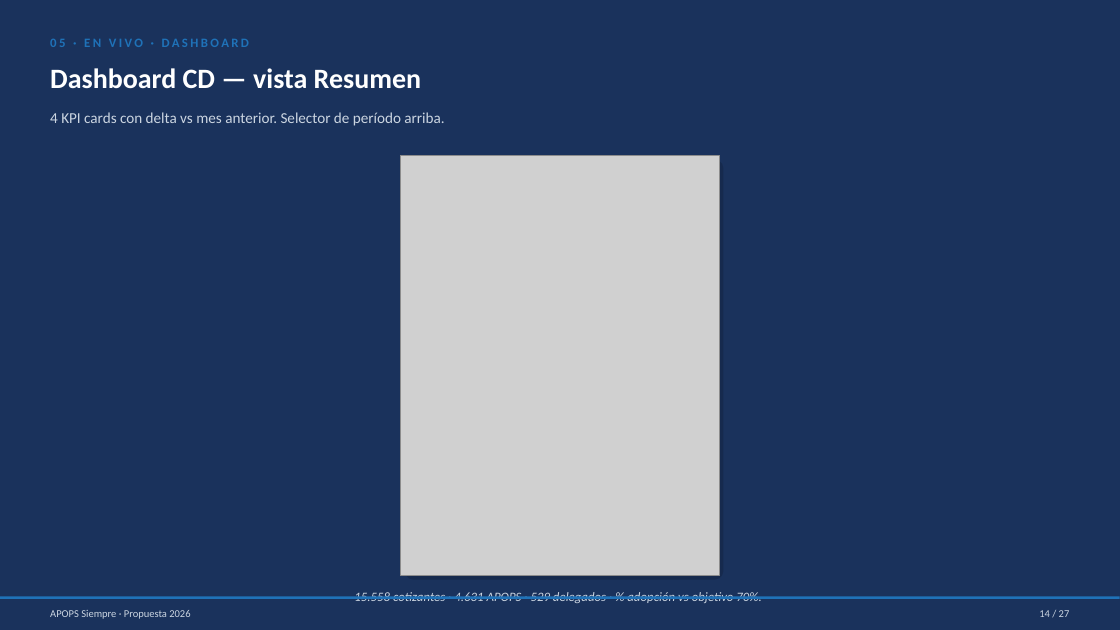
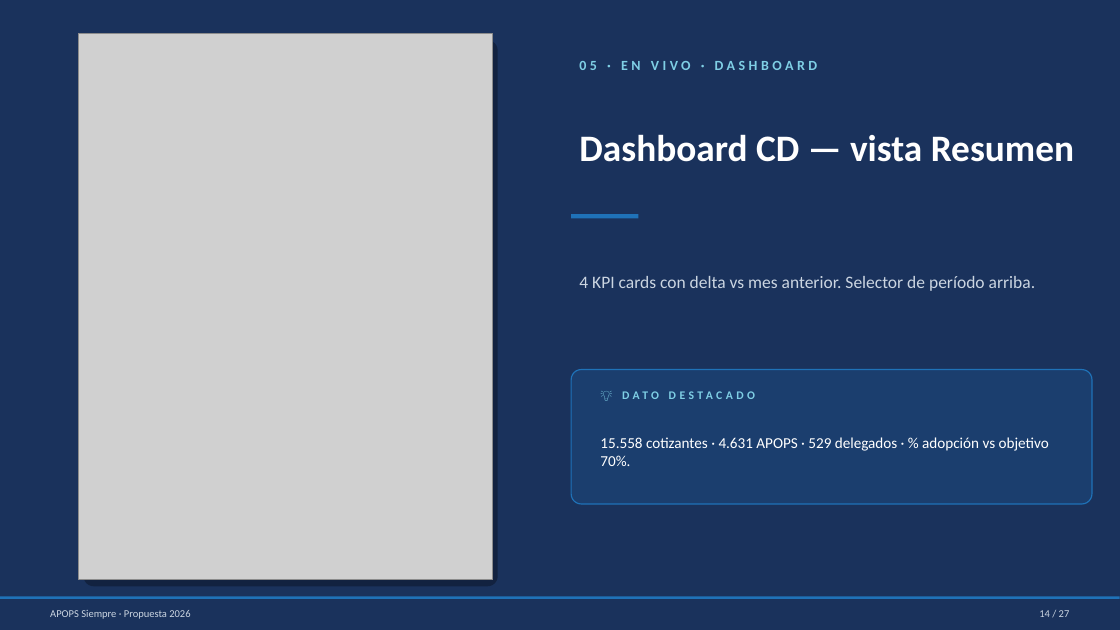
Before and after one commit to saadypacheco/apops, a slide deck: slide 14 of Presentacion-APOPS-Siempre.pptx. Drawn at 1120x630 pixels with LibreOffice and Linux fonts; fonts in the diff are those of the drawing; grey boxes stand for pictures. Boxes give left, top, right and bottom in pixels: in the first picture for what was removed or moved away, otherwise in the second. Text is boxed around its words. In the diff, an @@ line names an element or a change of style, - is before the commit and + after.

```diff
--- a/Presentacion-APOPS-Siempre.pptx
+++ b/Presentacion-APOPS-Siempre.pptx
@@ picture: place and size @@
-picture at [401, 155, 719, 576]
+picture at [78, 34, 492, 580]
@@ rounded rectangle added at [83, 40, 497, 586], fill #000000 at 30% opacity @@
@@ text "05 · EN VIVO · ...": place and size @@
-text "05 · EN VIVO · ..." at [50, 39, 249, 47]
+text "05 · EN VIVO · ..." at [579, 61, 818, 70]
@@ text "05 · EN VIVO · ..." at [579, 61, 818, 70]: size 11 to 12 pt, text colour #1F72B8 to #7FCFE5, letter spacing 2 to 3 pt @@
@@ text "Dashboard CD — vista Resumen": place and size @@
-text "Dashboard CD — vista Resumen" at [50, 68, 421, 89]
+text "Dashboard CD — vista Resumen" at [579, 134, 1074, 162]
@@ text "Dashboard CD — vista Resumen" at [579, 134, 1074, 162]: size 24 to 32 pt @@
@@ rounded rectangle removed at [405, 160, 723, 580] @@
@@ text "4 KPI cards con delta ...": place and size @@
-text "4 KPI cards con delta ..." at [50, 112, 444, 126]
+text "4 KPI cards con delta ..." at [579, 276, 1036, 291]
@@ text "4 KPI cards con delta ..." at [579, 276, 1036, 291]: size 13 to 15 pt; more space between paragraphs @@
@@ rectangle added at [571, 214, 639, 218], fill #1F72B8 @@
@@ rounded rectangle added at [571, 370, 1092, 504], fill #1F72B8 at 20% opacity, outline #1F72B8 1 pt @@
@@ text "15.558 cotizantes · 4.631 APOPS ...": place and size @@
-text "15.558 cotizantes · 4.631 APOPS ..." at [354, 592, 761, 603]
+text "15.558 cotizantes · 4.631 APOPS ..." at [600, 437, 1049, 466]
@@ text "15.558 cotizantes · 4.631 APOPS ..." at [600, 437, 1049, 466]: size 11 to 13 pt, text colour #CBD5E1 to #FFFFFF, italic off; alignment centre to left @@
@@ text added at [622, 391, 659, 399], 10 pt, text #7FCFE5, bold @@
+💡 DATO DESTACADO
```
Also in this commit, not shown: 6 other slides changed, 1 other file.
